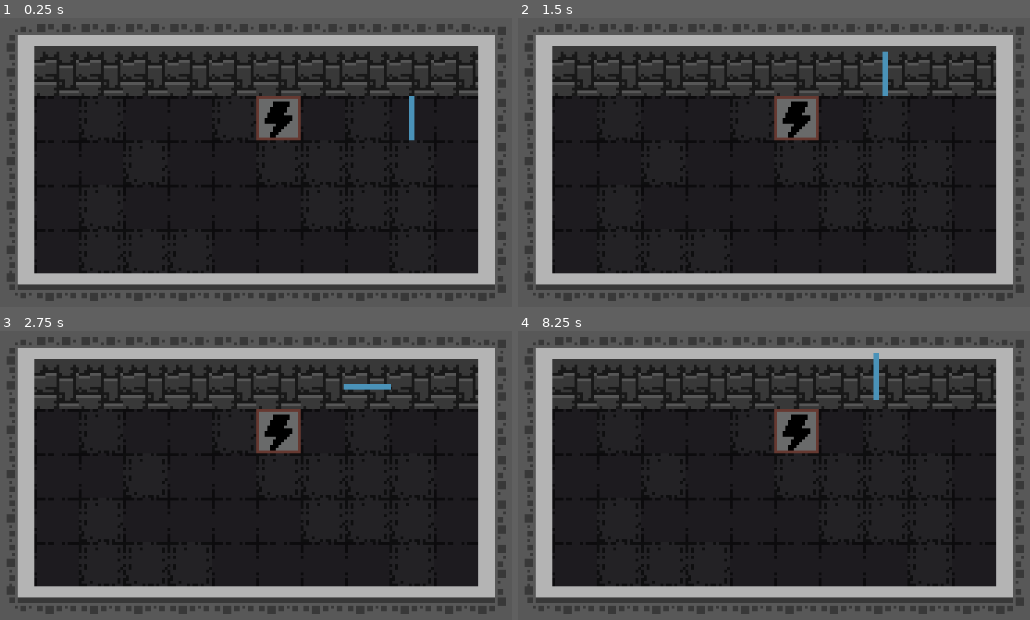
Above: before the commit, frames 1-4 (two rows, left to right).
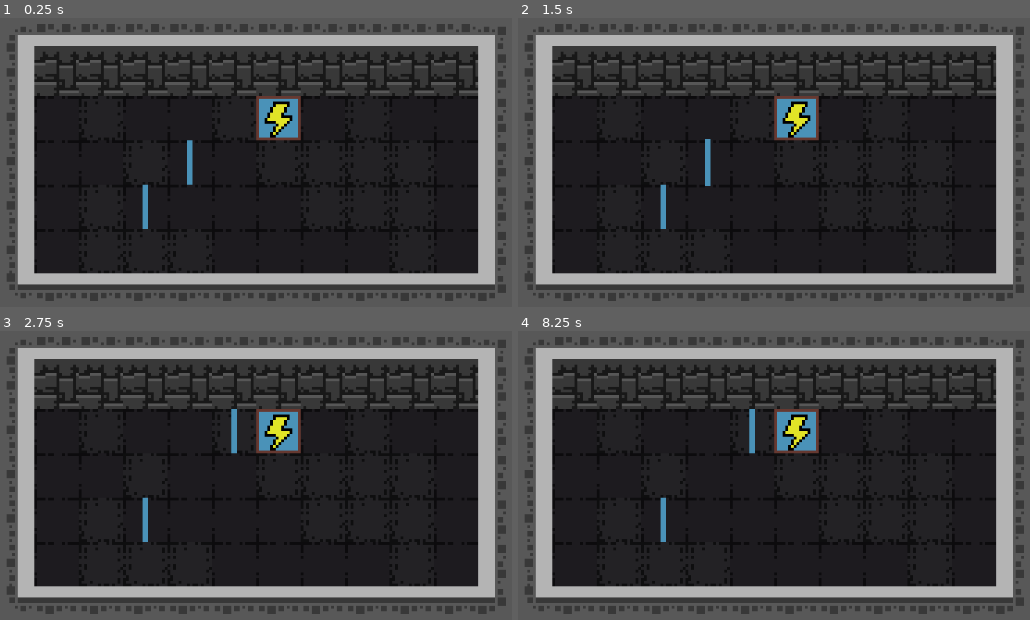
Above: after the commit, the same moments.

Repository: Clarkson1415/GMTK-Game-Jam-2025
Game: Godot game, scene res://game.tscn
Same seed, same stepped clock (60 frames per second), same inputs: the game is played once before the commit and once after it.
Inputs (mouse positions are in pixels of both pictures, inside the frame that each line leads up to):
- Up to frame 1 (0.25 s): no input
- Up to frame 2 (1.5 s): tap Enter at 0.5 s; drag from (927, 119) to (876, 64) at 0.52 s; drag from (635, 185) to (886, 72) at 1.27 s
- Up to frame 3 (2.75 s): tap Space at 2 s; move the mouse to (358, 377) at 2.02 s; hold R from 2.03 s (still down); click (358, 377) at 2.17 s
- Up to frame 4 (8.25 s): release R at 2.75 s; tap Enter at 2.75, 4.25 s; drag from (758, 565) to (558, 409) at 2.77 s; tap Space at 3.5, 5 s; move the mouse to (outside the picture) at 3.52 s; hold R 3.53-4.25 s; click (outside the picture) at 3.67 s; drag from (558, 409) to (886, 385) at 4.27 s; move the mouse to (835, 475) at 5.02 s; hold R 5.03-5.75 s; click (835, 475) at 5.17 s; drag from (676, 362) to (635, 498) at 5.77 s; move the mouse to (973, 452) at 6.52 s; hold R 6.53-7.25 s; click (973, 452) at 6.67 s; drag from (635, 498) to (886, 385) at 7.27 s; move the mouse to (876, 377) at 8.02 s; hold R from 8.03 s (still down); click (876, 377) at 8.17 s

The runs differ from the first frame. In frame 1, 1.4% of the frame differs, in the area x 27-82%, y 26-74%; in frame 2, 1.4%; in frame 3, 1.4%, in the area x 27-77%, y 18-74%; in frame 4, 1.4%.

Commit message:
todo input outpus

Diff:
--- /dev/null
+++ b/gmtk2025/Cables/draggable_cable_corner.tscn
@@ -0,0 +1,21 @@
+[gd_scene load_steps=4 format=3 uid="uid://cqtaa470rjabp"]
+
+[ext_resource type="Script" uid="uid://kxqhb8pcgjvx" path="res://DraggableObject.gd" id="1_1uy7u"]
+[ext_resource type="Texture2D" uid="uid://l3qmaqn3e2vg" path="res://my/wireCorner.png" id="2_vvmt7"]
+
+[sub_resource type="RectangleShape2D" id="RectangleShape2D_vef74"]
+size = Vector2(16, 16)
+
+[node name="DraggableCableCorner" type="Node2D" node_paths=PackedStringArray("areaCollisionShape")]
+modulate = Color(0.919808, 6.95008e-05, 0.708071, 1)
+script = ExtResource("1_1uy7u")
+wireTypeItIs = 1
+areaCollisionShape = NodePath("Area2D/CollisionShape2D")
+
+[node name="Area2D" type="Area2D" parent="."]
+
+[node name="CollisionShape2D" type="CollisionShape2D" parent="Area2D"]
+shape = SubResource("RectangleShape2D_vef74")
+
+[node name="Sprite2D" type="Sprite2D" parent="."]
+texture = ExtResource("2_vvmt7")
--- /dev/null
+++ b/gmtk2025/Cables/draggable_cable_straight.tscn
@@ -0,0 +1,30 @@
+[gd_scene load_steps=4 format=3 uid="uid://d0ouopba3y5qf"]
+
+[ext_resource type="Script" uid="uid://kxqhb8pcgjvx" path="res://DraggableObject.gd" id="1_t2la6"]
+[ext_resource type="Texture2D" uid="uid://bqkn5r5mgxw3b" path="res://my/wireV.png" id="3_bewpm"]
+
+[sub_resource type="RectangleShape2D" id="RectangleShape2D_vef74"]
+size = Vector2(16, 16)
+
+[node name="DraggableCableStraight" type="Node2D" node_paths=PackedStringArray("inputRay", "outputRay", "areaCollisionShape")]
+modulate = Color(0.919808, 6.95008e-05, 0.708071, 1)
+script = ExtResource("1_t2la6")
+inputRay = NodePath("input")
+outputRay = NodePath("output")
+areaCollisionShape = NodePath("Area2D/CollisionShape2D")
+
+[node name="Area2D" type="Area2D" parent="."]
+
+[node name="CollisionShape2D" type="CollisionShape2D" parent="Area2D"]
+shape = SubResource("RectangleShape2D_vef74")
+
+[node name="Sprite2D" type="Sprite2D" parent="."]
+texture = ExtResource("3_bewpm")
+
+[node name="output" type="RayCast2D" parent="."]
+position = Vector2(0, -2)
+target_position = Vector2(0, -7)
+
+[node name="input" type="RayCast2D" parent="."]
+position = Vector2(0, 2)
+target_position = Vector2(0, 7)
--- a/gmtk2025/DraggableObject.gd
+++ b/gmtk2025/DraggableObject.gd
@@ -3,10 +3,16 @@
 class_name DraggableObject
 
 @onready var area_2d: Area2D = $Area2D
+
 var bodyItsInside: StaticBody2D = null
 @export var rotationTime = 0.2
+@export var thisColour: WireColours.WireColour
 
-@export var thisColour: WireColours.WireColour
+enum wireType {straight, corner, fourWay}
+@export var wireTypeItIs: wireType
+
+@export var inputArea: Area2D
+@export var outputArea: Area2D
 
 # Called when the node enters the scene tree for the first time.
 func _ready() -> void:
@@ -78,12 +84,22 @@
 
 # Called every frame. 'delta' is the elapsed time since the previous frame.
 func _process(delta: float) -> void:
+	if will_collide(get_global_mouse_position()):
+		dragging = false
+		Global.isDraggingGlobal = false
+		snapToGrid()
 	if dragging:
 		global_position = get_global_mouse_position()
-	#if dragging and !character_body_2d.is_on_ceiling and !character_body_2d.is_on_wall() and !character_body_2d.is_on_floor():
-		#global_position = get_global_mouse_position()
 
-@onready var character_body_2d: CharacterBody2D = $CharacterBody2D
+@export var areaCollisionShape: CollisionShape2D
+
+func will_collide(position: Vector2) -> bool:
+	var query = PhysicsShapeQueryParameters2D.new()
+	query.shape = areaCollisionShape.shape
+	query.transform = Transform2D(0, position)
+	query.collision_mask = 1  # set based on what layers you want to collide with
+	var result = get_world_2d().direct_space_state.intersect_shape(query)
+	return result.size() > 0
 
 func snapToGrid():
 	global_position = (global_position / 16).round() * 16
--- /dev/null
+++ b/gmtk2025/PowerTerminal.gd
@@ -0,0 +1,21 @@
+extends Node2D
+class_name PowerTerminal
+
+@export var ON: bool
+
+## Sprite to change colour.
+@export var tileSprite: Sprite2D
+@export var tileColour: WireColours.WireColour
+@export var animationPlayer: AnimationPlayer
+
+# Called when the node enters the scene tree for the first time.
+func _ready() -> void:
+	tileSprite.modulate = WireColours.colourArray[tileColour]
+	if ON:
+		animationPlayer.play(&"ON")
+	else:
+		animationPlayer.play(&"OFF")
+
+# Called every frame. 'delta' is the elapsed time since the previous frame.
+func _process(delta: float) -> void:
+	pass
--- a/gmtk2025/game.tscn
+++ b/gmtk2025/game.tscn
@@ -1,14 +1,12 @@
-[gd_scene load_steps=17 format=4 uid="uid://hnltp074h12i"]
+[gd_scene load_steps=14 format=4 uid="uid://hnltp074h12i"]
 
 [ext_resource type="Texture2D" uid="uid://b8qqlloj53og6" path="res://newart/Bright walls tilemap.png" id="4_j5wjh"]
 [ext_resource type="Texture2D" uid="uid://ch048h7py7b1x" path="res://newart/Floor tiles-Sheet.png" id="5_vef74"]
 [ext_resource type="Texture2D" uid="uid://rke1qgx10wfv" path="res://newart/Stone walls tilemap.png" id="6_hve3p"]
-[ext_resource type="Script" uid="uid://kxqhb8pcgjvx" path="res://DraggableObject.gd" id="6_j5wjh"]
-[ext_resource type="Texture2D" uid="uid://bqkn5r5mgxw3b" path="res://my/wireV.png" id="6_ryrav"]
+[ext_resource type="PackedScene" uid="uid://d0ouopba3y5qf" path="res://Cables/draggable_cable_straight.tscn" id="7_eow3j"]
 [ext_resource type="Texture2D" uid="uid://bt3t4xs576ys4" path="res://newart/Topdown shadows-Sheet.png" id="7_mfdv2"]
 [ext_resource type="Texture2D" uid="uid://cwkfafgly8mj3" path="res://newart/Wall tiles-Sheet.png" id="8_iotsf"]
-[ext_resource type="Texture2D" uid="uid://xhk4rn5mtbpv" path="res://my/emptyTile.png" id="10_hve3p"]
-[ext_resource type="Texture2D" uid="uid://cirpv5j2dl16g" path="res://my/lighning.png" id="11_mfdv2"]
+[ext_resource type="PackedScene" uid="uid://bjmah8tuplohf" path="res://power_terminal.tscn" id="8_j5wjh"]
 
 [sub_resource type="TileSetAtlasSource" id="TileSetAtlasSource_lc2xo"]
 texture = ExtResource("4_j5wjh")
@@ -173,9 +171,6 @@
 sources/3 = SubResource("TileSetAtlasSource_80cx4")
 sources/4 = SubResource("TileSetAtlasSource_e8heu")
 
-[sub_resource type="RectangleShape2D" id="RectangleShape2D_vef74"]
-size = Vector2(16, 16)
-
 [node name="Node2D" type="Node2D"]
 
 [node name="Camera2D" type="Camera2D" parent="."]
@@ -189,24 +184,11 @@
 tile_map_data = PackedByteArray("AAD4//n/AgABAAEAAAD4//r/AgABAAEAAAD4//v/AgABAAEAAAD4//z/AgABAAEAAAD4//3/AgABAAEAAAD4// …(4624 unchanged characters)…
 tile_set = SubResource("TileSet_rvswv")
 
-[node name="DraggablePowerCableV" type="Node2D" parent="."]
-modulate = Color(0.919808, 6.95008e-05, 0.708071, 1)
-position = Vector2(40, -16)
-script = ExtResource("6_j5wjh")
-
-[node name="Area2D" type="Area2D" parent="DraggablePowerCableV"]
-
-[node name="CollisionShape2D" type="CollisionShape2D" parent="DraggablePowerCableV/Area2D"]
-shape = SubResource("RectangleShape2D_vef74")
-
-[node name="Sprite2D" type="Sprite2D" parent="DraggablePowerCableV"]
-texture = ExtResource("6_ryrav")
-
-[node name="Node2D" type="Node2D" parent="."]
+[node name="PowerTerminal" parent="." instance=ExtResource("8_j5wjh")]
 position = Vector2(0, -16)
 
-[node name="tile" type="Sprite2D" parent="Node2D"]
-texture = ExtResource("10_hve3p")
+[node name="DraggableCableStraight" parent="." instance=ExtResource("7_eow3j")]
+position = Vector2(-48, 16)
 
-[node name="lightning" type="Sprite2D" parent="Node2D"]
-texture = ExtResource("11_mfdv2")
+[node name="DraggableCableStraight2" parent="." instance=ExtResource("7_eow3j")]
+position = Vector2(-32, 0)
--- /dev/null
+++ b/gmtk2025/power_terminal.tscn
@@ -0,0 +1,79 @@
+[gd_scene load_steps=10 format=3 uid="uid://bjmah8tuplohf"]
+
+[ext_resource type="Script" uid="uid://drqr27awcomuf" path="res://PowerTerminal.gd" id="1_ujyyc"]
+[ext_resource type="Texture2D" uid="uid://xhk4rn5mtbpv" path="res://my/emptyTile.png" id="2_wl7tt"]
+[ext_resource type="Texture2D" uid="uid://cu5lwrech36gq" path="res://my/outline.png" id="3_5h7co"]
+[ext_resource type="Texture2D" uid="uid://bwtoas72u4ujw" path="res://my/lightyellow.png" id="4_feurs"]
+[ext_resource type="Texture2D" uid="uid://cirpv5j2dl16g" path="res://my/lighning.png" id="5_oxywb"]
+
+[sub_resource type="Animation" id="Animation_iotsf"]
+resource_name = "OFF"
+tracks/0/type = "value"
+tracks/0/imported = false
+tracks/0/enabled = true
+tracks/0/path = NodePath("lightning:texture")
+tracks/0/interp = 1
+tracks/0/loop_wrap = true
+tracks/0/keys = {
+"times": PackedFloat32Array(0),
+"transitions": PackedFloat32Array(1),
+"update": 1,
+"values": [ExtResource("5_oxywb")]
+}
+
+[sub_resource type="Animation" id="Animation_mfdv2"]
+resource_name = "ON"
+tracks/0/type = "value"
+tracks/0/imported = false
+tracks/0/enabled = true
+tracks/0/path = NodePath("lightning:texture")
+tracks/0/interp = 1
+tracks/0/loop_wrap = true
+tracks/0/keys = {
+"times": PackedFloat32Array(0),
+"transitions": PackedFloat32Array(1),
+"update": 1,
+"values": [ExtResource("4_feurs")]
+}
+
+[sub_resource type="Animation" id="Animation_lc2xo"]
+length = 0.001
+tracks/0/type = "value"
+tracks/0/imported = false
+tracks/0/enabled = true
+tracks/0/path = NodePath("lightning:texture")
+tracks/0/interp = 1
+tracks/0/loop_wrap = true
+tracks/0/keys = {
+"times": PackedFloat32Array(0),
+"transitions": PackedFloat32Array(1),
+"update": 1,
+"values": [ExtResource("5_oxywb")]
+}
+
+[sub_resource type="AnimationLibrary" id="AnimationLibrary_lc2xo"]
+_data = {
+&"OFF": SubResource("Animation_iotsf"),
+&"ON": SubResource("Animation_mfdv2"),
+&"RESET": SubResource("Animation_lc2xo")
+}
+
+[node name="PowerTerminal" type="Node2D" node_paths=PackedStringArray("tileSprite", "animationPlayer")]
+script = ExtResource("1_ujyyc")
+ON = true
+tileSprite = NodePath("tilecolour")
+animationPlayer = NodePath("AnimationPlayer")
+
+[node name="tilecolour" type="Sprite2D" parent="."]
+texture = ExtResource("2_wl7tt")
+
+[node name="outline" type="Sprite2D" parent="."]
+texture = ExtResource("3_5h7co")
+
+[node name="lightning" type="Sprite2D" parent="."]
+texture = ExtResource("4_feurs")
+
+[node name="AnimationPlayer" type="AnimationPlayer" parent="."]
+libraries = {
+&"": SubResource("AnimationLibrary_lc2xo")
+}
Not shown, added: gmtk2025/PowerTerminal.gd.uid
Binary file added: gmtk2025/my/GreyemptyTile.png
Not shown, added: gmtk2025/my/GreyemptyTile.png.import
Binary file changed: gmtk2025/my/emptyTile.png
Binary file removed: gmtk2025/my/lightningWhite.png
Binary file added: gmtk2025/my/lightyellow.png
Not shown, changed: gmtk2025/my/lightyellow.png.import
Binary file added: gmtk2025/my/outline.png
Not shown, added: gmtk2025/my/outline.png.import
